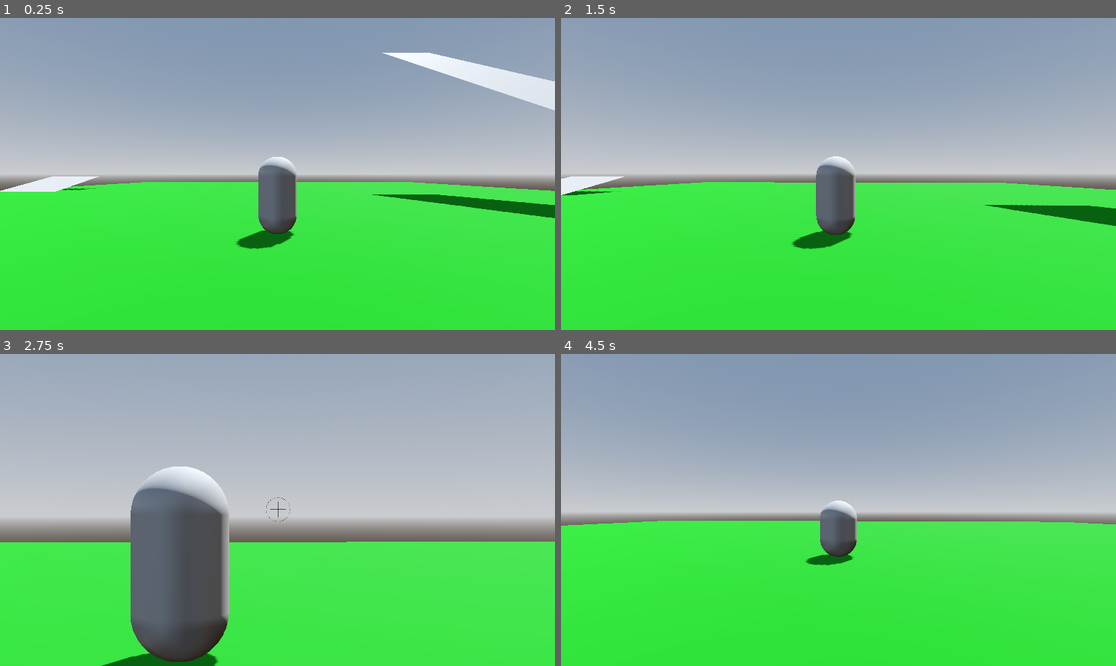
Above: before the commit, frames 1-4 (two rows, left to right).
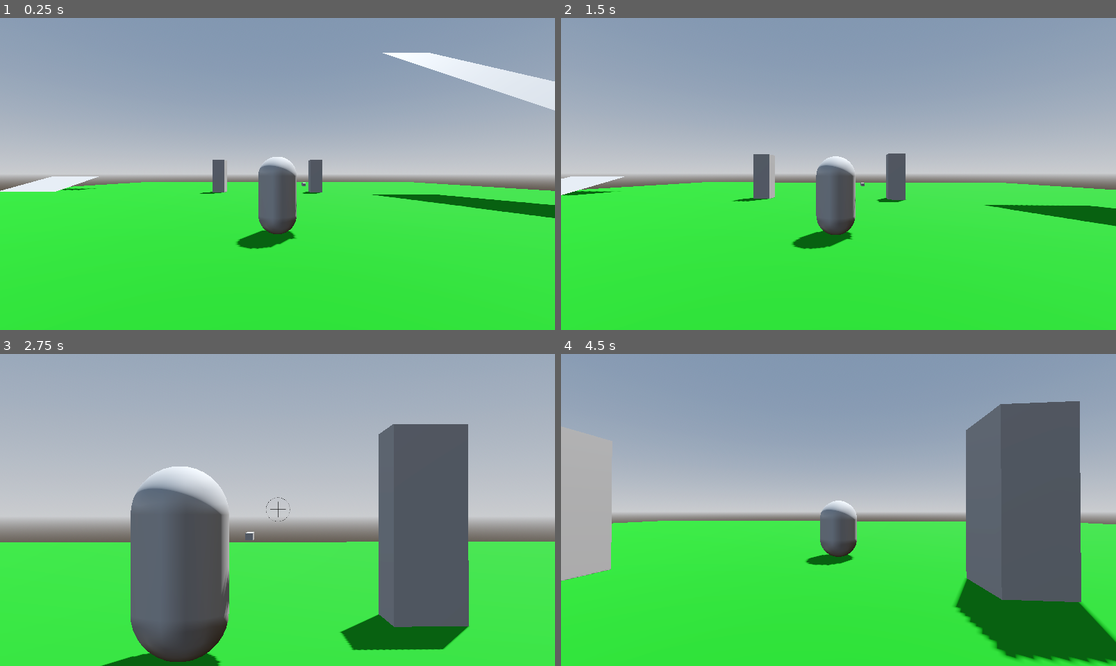
Above: after the commit, the same moments.

Repository: LucasMSouto/Mysteries-Above
Game: Godot game, scene res://Scenes/HookerLevelTest.tscn
Two runs of this game, one before a commit and one after it. Both use one fixed random seed, a clock stepped at 60 frames per second and the inputs below. The project has no main scene, so this scene is started directly.
Inputs (mouse positions are in pixels of both pictures, inside the frame that each line leads up to):
- Up to frame 1 (0.25 s): no input
- Up to frame 2 (1.5 s): move the mouse to (866, 174) at 0.52 s; hold Right mouse button (aim) 0.53-1.28 s; hold W (forward) from 0.53 s (still down); tap Space (jump) at 0.77 s; click (866, 174) at 0.8 s; move the mouse to (810, 174) at 1.27 s; click (810, 174) at 1.35 s
- Up to frame 3 (2.75 s): keep holding W (forward); tap Space (jump) at 1.52 s; right-click (249, 510) at 1.55 s; move the mouse to (288, 503) at 2.02 s; hold Right mouse button (aim) from 2.03 s (still down); click (288, 503) at 2.3 s
- Up to frame 4 (4.5 s): keep holding W (forward); move the mouse to (832, 516) at 2.77 s; release Right mouse button (aim) at 2.78 s; tap X (crawl) at 2.85 s; tap Space (jump) at 3.02, 3.77 s; right-click (832, 516) at 3.05 s; move the mouse to (877, 513) at 3.52 s; tap Ctrl (crouch) at 3.6 s; click (877, 513) at 3.8 s; move the mouse to (794, 506) at 4.27 s; tap Shift (run) at 4.35 s

The runs differ from the first frame. In frame 1, 0.6% of the frame differs, in the area x 36-59%, y 45-71%; in frame 2, 1.1%; in frame 3, 12%; in frame 4, 20%, in the area x 0-100%, y 15-100%.

Commit message:
Grapling Hook Raycast Structure
Foi adicionado um script para um mockup da multi tool para mandar um raycast para a frente e detetar as colisões no layer 13, esta versão ainda não consegue detetar a colisão

Diff:
--- a/Scenes/HookerLevelTest.tscn
+++ b/Scenes/HookerLevelTest.tscn
@@ -1,7 +1,6 @@
-[gd_scene load_steps=15 format=3 uid="uid://3vth30ujhvg4"]
+[gd_scene load_steps=16 format=3 uid="uid://3vth30ujhvg4"]
 
 [ext_resource type="PackedScene" uid="uid://cj81nkr2blbnf" path="res://Scenes/Player.tscn" id="1_4cf2v"]
-[ext_resource type="Script" uid="uid://hk1r6iec6xhv" path="res://Scripts/Scene_Main/main_HookerTestLevel.gd" id="1_uqkb3"]
 [ext_resource type="Texture2D" uid="uid://crb55voj0ddvx" path="res://UI/HUD/test/aimCross.svg" id="2_uqkb3"]
 [ext_resource type="Script" uid="uid://m1exo6hwin3p" path="res://Scripts/UI/aimpoint.gd" id="4_n660p"]
 
@@ -40,8 +39,11 @@
 [sub_resource type="ConcavePolygonShape3D" id="ConcavePolygonShape3D_ra883"]
 data = PackedVector3Array(2.5, -12.5, 0, -2.5, -12.5, 0, 2.5, 12.5, 0, -2.5, -12.5, 0, -2.5, 12.5, 0, 2.5, 12.5, 0)
 
+[sub_resource type="BoxMesh" id="BoxMesh_e60fi"]
+
+[sub_resource type="BoxShape3D" id="BoxShape3D_e60fi"]
+
 [node name="Node3D" type="Node3D"]
-script = ExtResource("1_uqkb3")
 
 [node name="WorldEnvironment" type="WorldEnvironment" parent="."]
 environment = SubResource("Environment_d84xi")
@@ -101,3 +103,17 @@
 scale = Vector2(0.4, 0.4)
 texture = ExtResource("2_uqkb3")
 script = ExtResource("4_n660p")
+
+[node name="TestHookNoCollider" type="MeshInstance3D" parent="."]
+transform = Transform3D(1, 0, 0, 0, 3.93353, 0, 0, 0, 1, -4.89738, 0.722487, 0)
+mesh = SubResource("BoxMesh_e60fi")
+
+[node name="TestHook" type="MeshInstance3D" parent="."]
+transform = Transform3D(1, 0, 0, 0, 3.93353, 0, 0, 0, 1, 3.20793, 0.722487, 0)
+mesh = SubResource("BoxMesh_e60fi")
+
+[node name="StaticBody3D" type="StaticBody3D" parent="TestHook"]
+collision_layer = 4096
+
+[node name="CollisionShape3D" type="CollisionShape3D" parent="TestHook/StaticBody3D"]
+shape = SubResource("BoxShape3D_e60fi")
--- a/Scenes/Player.tscn
+++ b/Scenes/Player.tscn
@@ -1,8 +1,9 @@
-[gd_scene load_steps=22 format=3 uid="uid://cj81nkr2blbnf"]
+[gd_scene load_steps=24 format=3 uid="uid://cj81nkr2blbnf"]
 
 [ext_resource type="Script" uid="uid://ccyjl5uq60nih" path="res://Scripts/Player/Player.gd" id="1_kne1u"]
 [ext_resource type="Script" uid="uid://d0bd7u0ig710a" path="res://Scripts/Player/CameraSpringArm.gd" id="2_e80uo"]
 [ext_resource type="Script" uid="uid://chs2jjag1yse8" path="res://Scripts/Player/cameraFollow.gd" id="3_cxr5p"]
+[ext_resource type="Script" uid="uid://df6xbimmco3ct" path="res://Scripts/Multitool/GraplingHook.gd" id="4_dewec"]
 
 [sub_resource type="CapsuleMesh" id="CapsuleMesh_tdg3f"]
 
@@ -13,6 +14,8 @@
 material = SubResource("StandardMaterial3D_kne1u")
 radius = 0.1
 height = 0.2
+
+[sub_resource type="BoxMesh" id="BoxMesh_dewec"]
 
 [sub_resource type="ConvexPolygonShape3D" id="ConvexPolygonShape3D_dtqjt"]
 margin = 0.0
@@ -132,6 +135,18 @@
 transform = Transform3D(1, 0, 0, 0, 1, 0, 0, 0, 1, 0, 0.480242, -0.50448)
 mesh = SubResource("SphereMesh_e80uo")
 
+[node name="MultiTool" type="Node3D" parent="MeshStanding"]
+transform = Transform3D(1, 0, 0, 0, 1, 0, 0, 0, 1, 0.704865, 0.273156, -0.256731)
+script = ExtResource("4_dewec")
+
+[node name="MeshInstance3D" type="MeshInstance3D" parent="MeshStanding/MultiTool"]
+transform = Transform3D(0.076558, 0, 0, 0, 0.0761417, 0, 0, 0, 0.460966, 0, 0, 0)
+mesh = SubResource("BoxMesh_dewec")
+
+[node name="RayCast3D" type="RayCast3D" parent="MeshStanding/MultiTool"]
+transform = Transform3D(1, 0, 0, 0, -4.37114e-08, -1, 0, 1, -4.37114e-08, 0, 0, 0.228726)
+collision_mask = 4096
+
 [node name="StandingCollisionShape" type="CollisionShape3D" parent="."]
 visible = false
 shape = SubResource("ConvexPolygonShape3D_dtqjt")
--- /dev/null
+++ b/Scripts/Multitool/GraplingHook.gd
@@ -0,0 +1,17 @@
+extends Node3D
+
+@export var range: float = 200
+@onready var ray_cast_3d: RayCast3D = $RayCast3D
+
+func _ready() -> void:
+	ray_cast_3d.target_position = Vector3.FORWARD * range
+
+func _process(delta: float) -> void:
+	if Input.is_action_pressed("aim"):
+		if Input.is_action_just_pressed("act"):
+			hookableSurfaceCheck()
+
+
+func hookableSurfaceCheck() -> void:
+	if ray_cast_3d.is_colliding():
+		print("HOOKABLE")
--- a/Scripts/Scene_Main/main_HookerTestLevel.gd
+++ /dev/null
@@ -1,4 +0,0 @@
-extends Node
-
-func _ready():
-	$HUD.show()
--- a/project.godot
+++ b/project.godot
@@ -61,6 +61,16 @@
 aim={
 "deadzone": 0.2,
 "events": [Object(InputEventMouseButton,"resource_local_to_scene":false,"resource_name":"","device":-1,"window_id":0,"a …(253 unchanged characters)…
-, Object(InputEventJoypadButton,"resource_local_to_scene":false,"resource_name":"","device":-1,"button_index":10,"pressure":0.0,"pressed":false,"script":null)
+, Object(InputEventJoypadMotion,"resource_local_to_scene":false,"resource_name":"","device":-1,"axis":4,"axis_value":1.0,"script":null)
 ]
 }
+act={
+"deadzone": 0.2,
+"events": [Object(InputEventMouseButton,"resource_local_to_scene":false,"resource_name":"","device":-1,"window_id":0,"alt_pressed":false,"shift_pressed":false,"ctrl_pressed":false,"meta_pressed":false,"button_mask":0,"position":Vector2(0, 0),"global_position":Vector2(0, 0),"factor":1.0,"button_index":1,"canceled":false,"pressed":false,"double_click":false,"script":null)
+, Object(InputEventJoypadMotion,"resource_local_to_scene":false,"resource_name":"","device":-1,"axis":5,"axis_value":1.0,"script":null)
+]
+}
+interact={
+"deadzone": 0.2,
+"events": []
+}
Not shown, added: Scripts/Multitool/GraplingHook.gd.uid
Not shown, removed: Scripts/Scene_Main/main_HookerTestLevel.gd.uid
